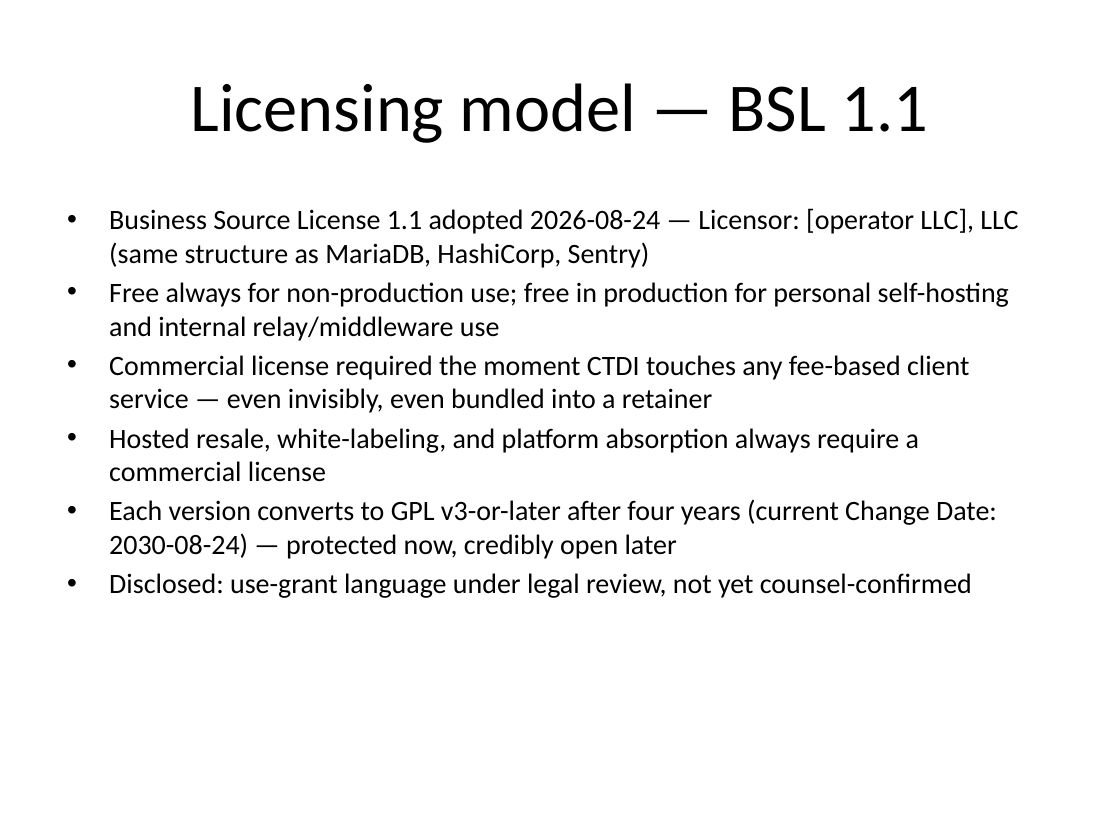
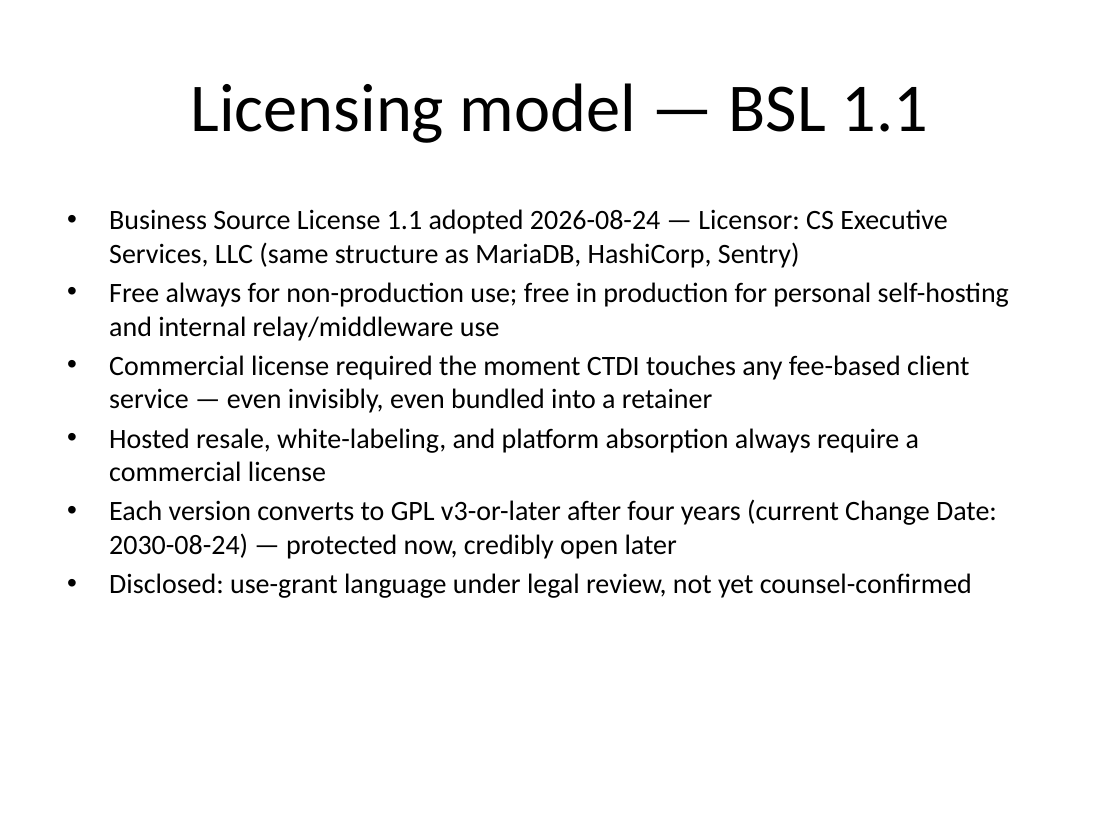
Before and after one commit to CorporateTravelDC/ctdi-dispatch, a slide deck: slide 13 of docs/investor-materials/v1.5/aviation-ops/CTDI-pitch-deck-aviation-ops.pptx. Drawn at 1120x840 pixels with LibreOffice and Linux fonts; fonts in the diff are those of the drawing. Boxes give left, top, right and bottom in pixels: in the first picture for what was removed or moved away, otherwise in the second. Text is boxed around its words. In the diff, an @@ line names an element or a change of style, - is before the commit and + after.

```diff
--- a/docs/investor-materials/v1.5/aviation-ops/CTDI-pitch-deck-aviation-ops.pptx
+++ b/docs/investor-materials/v1.5/aviation-ops/CTDI-pitch-deck-aviation-ops.pptx
@@ text at box(109, 209, 947, 268): text changed @@
-• Business Source License 1.1 adopted 2026-08-24 — Licensor: [operator LLC], LLC (same structure as MariaDB, HashiCorp, Sentry)
+• Business Source License 1.1 adopted 2026-08-24 — Licensor: CS Executive Services, LLC (same structure as MariaDB, HashiCorp, Sentry)
```
Also in this commit, not shown: 2 other slides changed, 53 other files.
